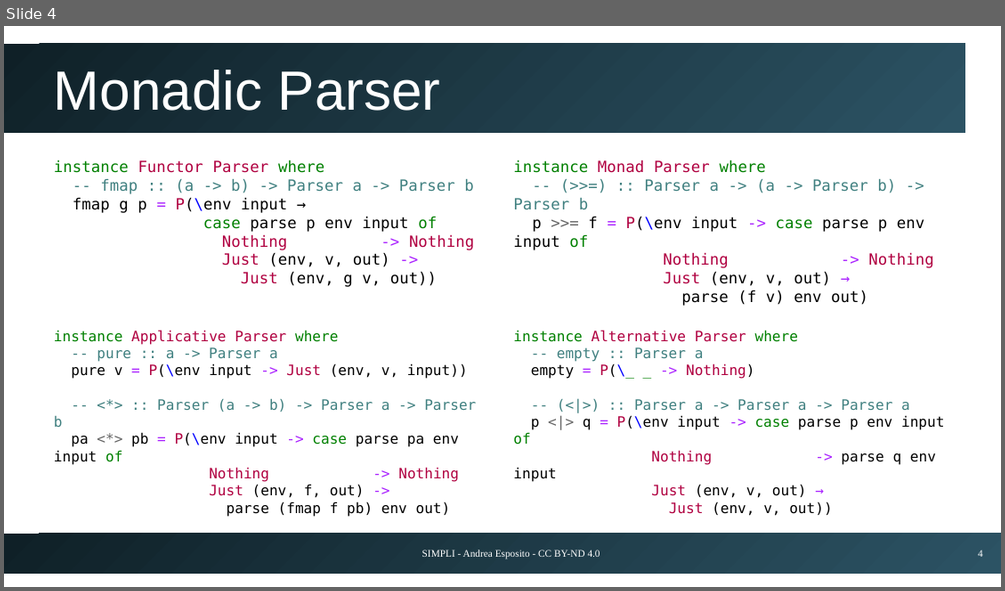
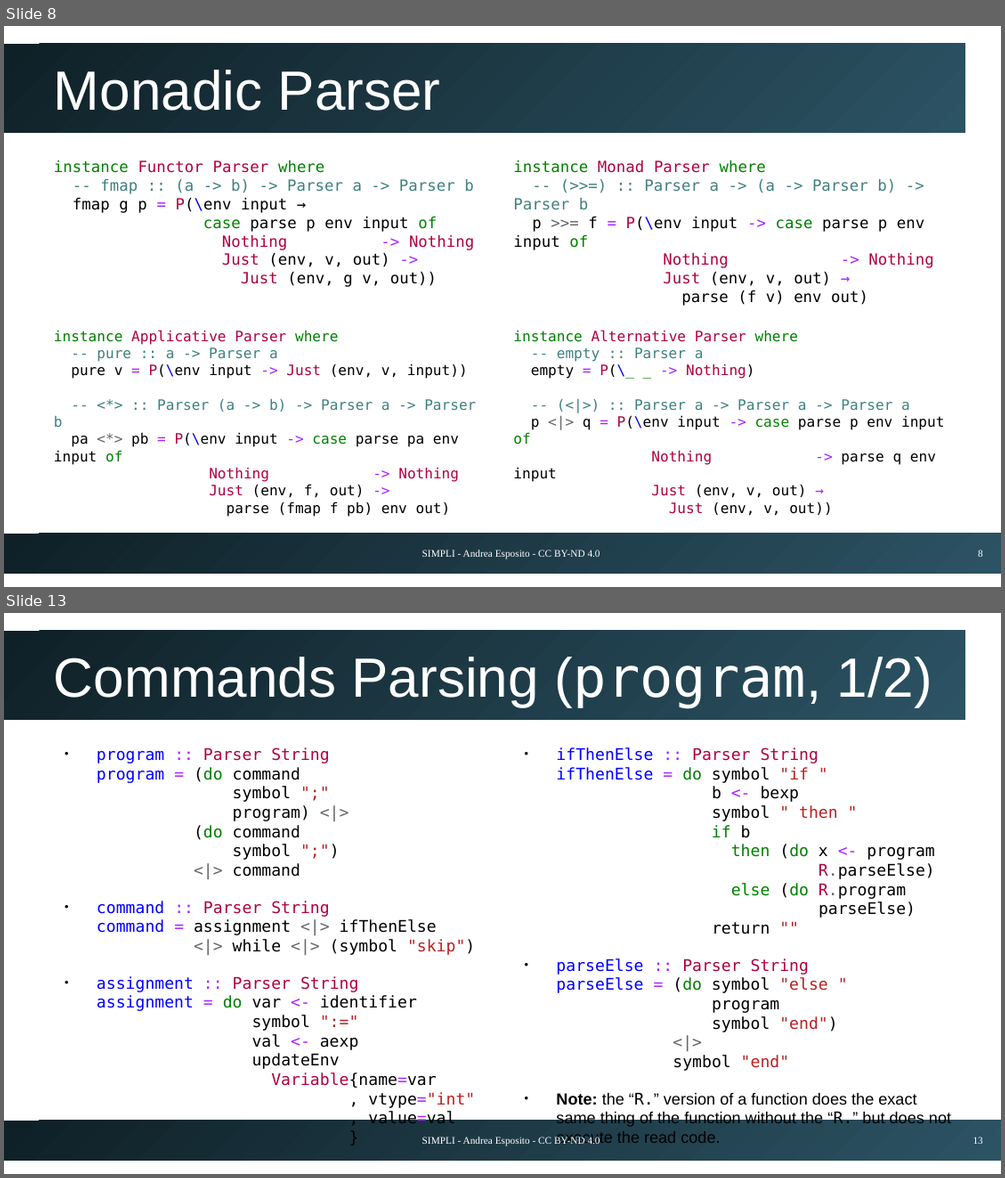
Before and after one commit to espositoandrea/simpli, a slide deck: docs/presentation.odp. Shown one above the other, each under a label of ours: slide 4 before the commit, slides 8 and 13 after it; the slides between them are not shown. The pictures are 1005x591 and 1005x1178 pixels, drawn with LibreOffice and Linux fonts; fonts in the diff are those of the drawing. Boxes give left, top, right and bottom in pixels: in the first picture for what was removed or moved away, otherwise in the second. Text is boxed around its words. In the diff, an @@ line names an element or a change of style, - is before the commit and + after.

```diff
--- a/docs/presentation.odp
+++ b/docs/presentation.odp
@@ slide 13 added at bbox=[4, 613, 1001, 1174], background #FFFFFF; not listed: 2 template elements that a slide beside it also shows @@
@@ title added at bbox=[54, 657, 932, 707], 44 pt, text #FFFFFF @@
+Commands Parsing (program, 1/2)
@@ text added at bbox=[97, 747, 475, 1123], 12.8 pt, text #000000 @@
+● program :: Parser String
+  program = (do command
+  symbol ";"
+  program) <|>
+  (do command
+  symbol ";")
+  <|> command
+● command :: Parser String
+  command = assignment <|> ifThenElse
+  <|> while <|> (symbol "skip")
+● assignment :: Parser String
+  assignment = do var <- identifier
+  symbol ":="
+  val <- aexp
+  updateEnv
+  Variable{name=var
+  , vtype="int"
+  , value=val
+  }
@@ text added at bbox=[556, 747, 951, 1143], 12.8 pt, text #000000 @@
+● ifThenElse :: Parser String
+  ifThenElse = do symbol "if "
+  b <- bexp
+  symbol " then "
+  if b
+  then (do x <- program
+  R.parseElse)
+  else (do R.program
+  parseElse)
+  return ""
+● parseElse :: Parser String
+  parseElse = (do symbol "else "
+  program
+  symbol "end")
+  <|>
+  symbol "end"
+● Note: the “R.” version of a function does the exact same thing of the function without the “R.” but does not execute the read code.
@@ text added at bbox=[422, 1135, 600, 1145], 8 pt, text #FFFFFF @@
+SIMPLI - Andrea Esposito - CC BY-ND 4.0
@@ page number added at bbox=[973, 1136, 983, 1143], 8 pt, text #FFFFFF @@
+13
@@ what was slide 4 is now slide 8 @@
@@ page number at bbox=[978, 549, 983, 556]: text changed @@
-4
+8
```
Also in this commit, not shown: 1 slide changed, 12 other slides added.
